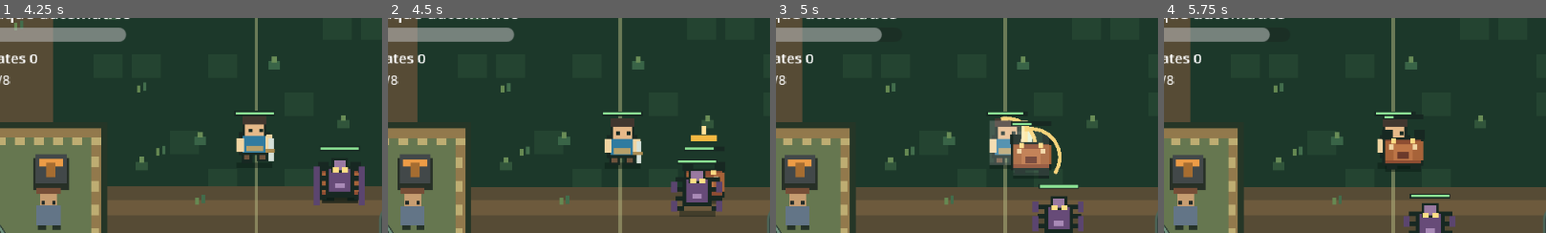
Above: before the commit, frames 1-4 (left to right).
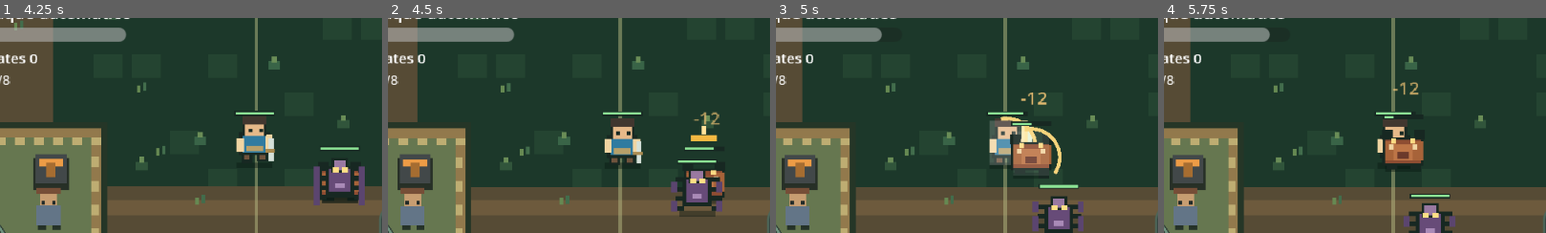
Above: after the commit, the same moments.

Repository: thiagohugo12-dotcom/arveon
Game: Godot game, scene res://scenes/main.tscn
Same seed, same stepped clock (60 frames per second), same inputs: the game is played once before the commit and once after it.
Inputs (mouse positions are % of the whole screen's width and height, from its top left):
- Up to frame 1 (4.25 s): click "Mochila" at 0.5 s; click "Fechar" at 1.25 s; tap Enter at 2 s; drag from (12, 79) to (60, 28) at 2.02 s; drag from (74, 71) to (45, 70) at 2.77 s; tap Space at 3.5 s; move the mouse to (84, 71) at 3.52 s; hold D (move_right) from 3.53 s (still down); tap Shift (dash) at 3.6 s; click (84, 71) at 3.67 s
- Up to frame 2 (4.5 s): release D (move_right) at 4.25 s; drag from (94, 71) to (20, 35) at 4.27 s
- Up to frame 3 (5 s): no input
- Up to frame 4 (5.75 s): drag from (74, 89) to (55, 50) at 5.02 s
The pictures show only the part of the screen within x 20-70%, y 20-70%; the shares and areas given below are measured in that part.

Frame 1 is identical in both runs. In frame 2, 0.1% of the frame differs, in the area x 80-87%, y 43-50%; in frame 3, 0.2%, in the area x 64-71%, y 34-41%; in frame 4, 0.1%.

Commit message:
feat: display hit damage on monsters

Diff:
--- a/scripts/actors/enemy.gd
+++ b/scripts/actors/enemy.gd
@@ -177,7 +177,7 @@
 	if not is_targetable():
 		return
 	health.damage(amount)
-	view.flash()
+	view.show_damage(amount)
 
 func _on_died() -> void:
 	remove_from_group("damageable_enemies")
